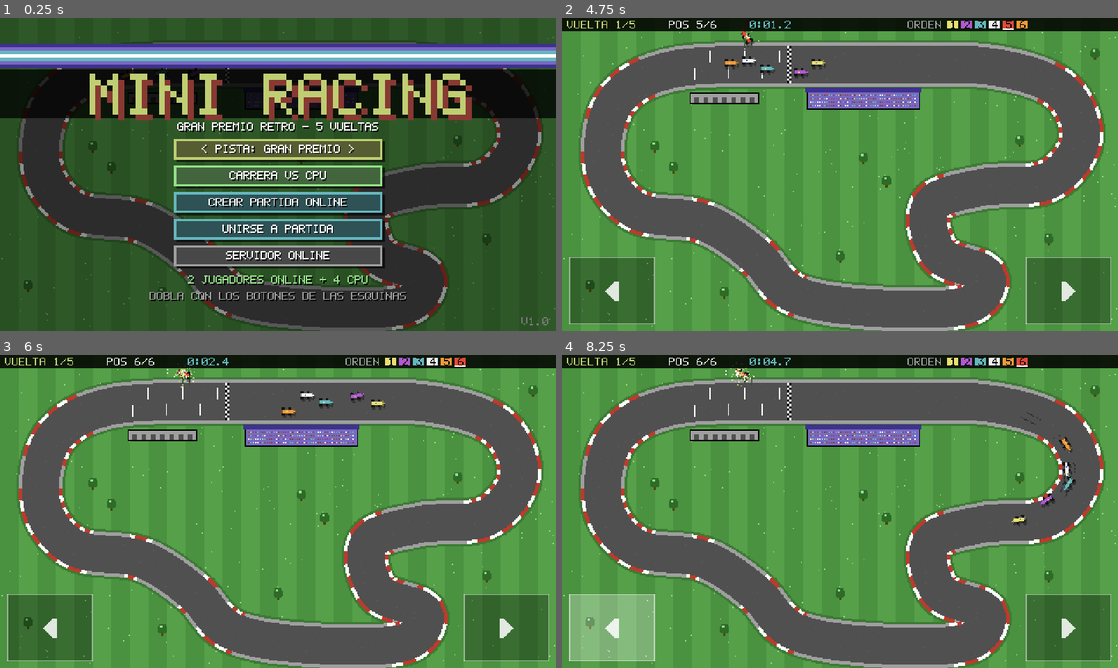
Above: before the commit, frames 1-4 (two rows, left to right).
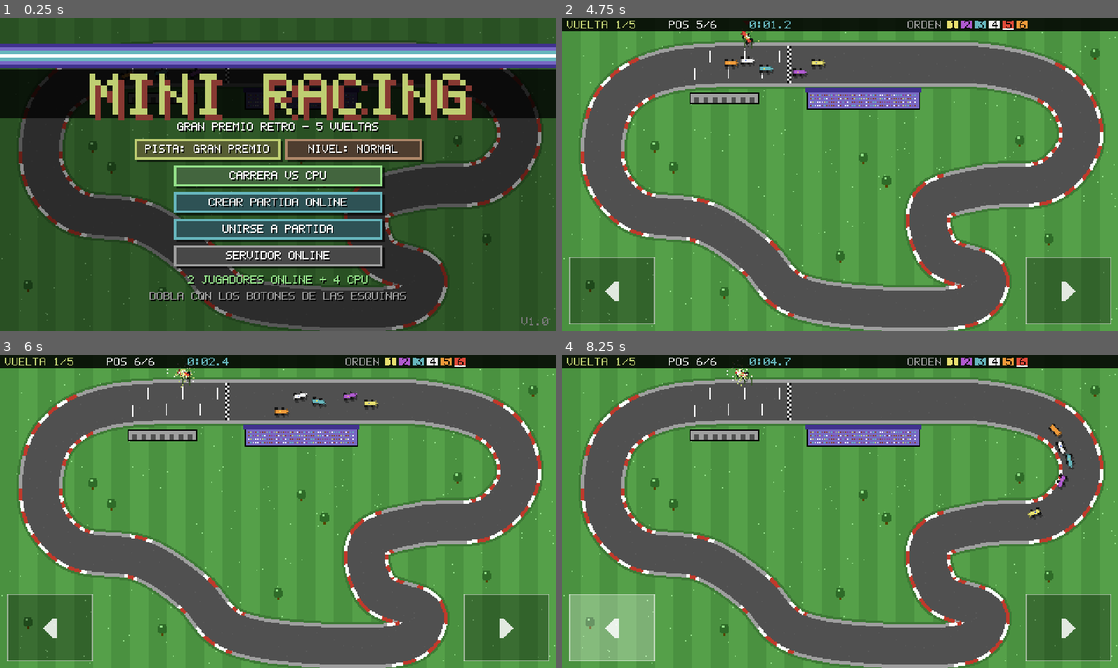
Above: after the commit, the same moments.

Repository: gmatiascr62/Mini_Racing
Game: Godot game, scene res://scenes/menu.tscn
Two runs of this game, one before a commit and one after it. Both use one fixed random seed, a clock stepped at 60 frames per second and the inputs below.
Inputs (mouse positions are in pixels of both pictures, inside the frame that each line leads up to):
- Up to frame 1 (0.25 s): no input
- Up to frame 2 (4.75 s): tap Enter at 0.5, 2 s; move the mouse to (962, 158) at 0.52 s; hold Right 0.53-1.25 s; tap 0 at 0.6, 3.6 s; click (962, 158) at 0.67 s; tap Space at 1.25 s; drag from (728, 190) to (812, 237) at 1.27 s; move the mouse to (895, 105) at 2.02 s; hold Right 2.03-2.75 s; tap Backspace at 2.1 s; drag from (812, 237) to (673, 127) at 2.77 s; move the mouse to (1006, 221) at 3.52 s; hold Left 3.53-4.25 s; drag from (673, 127) to (756, 96) at 4.27 s
- Up to frame 3 (6 s): move the mouse to (305, 511) at 5.02 s; hold Left 5.03-5.75 s; tap Backspace at 5.1 s; click (305, 511) at 5.17 s; drag from (194, 433) to (166, 527) at 5.77 s
- Up to frame 4 (8.25 s): move the mouse to (962, 495) at 6.52 s; hold Right 6.53-7.25 s; tap 0 at 6.6 s; drag from (728, 527) to (812, 574) at 7.27 s; move the mouse to (895, 442) at 8.02 s; hold Left from 8.03 s (still down); tap Backspace at 8.1 s

The runs differ from the first frame. In frame 1, 2.6% of the frame differs, in the area x 24-77%, y 38-46%; in frame 2, 0.1%; in frame 3, 0.4%; in frame 4, 0.7%.

Commit message:
Add difficulty selector (FACIL/NORMAL/DIFICIL) and fix cars gluing together
- CPU top speed and cornering speed scale with the chosen level; saved in
  settings; the online room creator's level is used by the server
- Collisions only scrub speed on real impacts, so cars leaning on each other
  no longer slow to a crawl (this caused traffic jams on the oval)
- Tests: levels are ordered by speed, online level propagation, and a
  no-traffic-jam check on full races

Co-Authored-By: Claude Opus 5.5 <noreply@anthropic.com>
Claude-Session: https://claude.ai/code/session_01SbH8MQ9P8zcaPRNqLMhUgo

Diff:
--- a/scripts/game.gd
+++ b/scripts/game.gd
@@ -5,6 +5,8 @@
 
 var track: Track
 var track_id := "gp"
+## CPU difficulty: 0 FACIL, 1 NORMAL, 2 DIFICIL.
+var level := RaceSim.DEFAULT_LEVEL
 var _tracks: Dictionary = {}
 var mode := "offline"           # "offline" or "online"
 var lobby_action := "create"    # "create" or "join"
@@ -15,6 +17,7 @@
 var online_names: Array = []
 var online_code := ""
 var online_laps := RaceSim.DEFAULT_LAPS
+var online_level := RaceSim.DEFAULT_LEVEL
 
 
 func _ready() -> void:
@@ -71,6 +74,7 @@
 	online_car_id = int(msg.get("car", 2))
 	online_names = msg.get("names", [])
 	online_laps = int(msg.get("laps", RaceSim.DEFAULT_LAPS))
+	online_level = int(msg.get("level", RaceSim.DEFAULT_LEVEL))
 	online_code = str(msg.get("code", online_code))
 	# Servers older than the track selector do not send "track": they run the GP.
 	set_track(str(msg.get("track", "gp")), false)
@@ -87,6 +91,11 @@
 		track_id = id
 
 
+func next_level() -> void:
+	level = (level + 1) % RaceSim.LEVEL_NAMES.size()
+	save_settings()
+
+
 func next_track() -> void:
 	var i := Track.IDS.find(track_id)
 	set_track(Track.IDS[(i + 1) % Track.IDS.size()])
@@ -98,12 +107,14 @@
 	if cfg.load(SETTINGS_PATH) == OK:
 		server_url = cfg.get_value("net", "server_url", NetConfig.DEFAULT_SERVER_URL)
 		track_id = cfg.get_value("game", "track", "gp")
+		level = clampi(int(cfg.get_value("game", "level", RaceSim.DEFAULT_LEVEL)), 0, RaceSim.LEVEL_NAMES.size() - 1)
 
 
 func save_settings() -> void:
 	var cfg := ConfigFile.new()
 	cfg.set_value("net", "server_url", server_url)
 	cfg.set_value("game", "track", track_id)
+	cfg.set_value("game", "level", level)
 	cfg.save(SETTINGS_PATH)
 
 
--- a/scripts/lobby.gd
+++ b/scripts/lobby.gd
@@ -18,7 +18,7 @@
 	Game.net.message.connect(_on_message)
 	Game.net.closed.connect(_on_closed)
 	if Game.lobby_action == "create":
-		_connect_and_send({"t": "create", "v": NetConfig.PROTOCOL, "laps": RaceSim.DEFAULT_LAPS, "track": Game.track_id})
+		_connect_and_send({"t": "create", "v": NetConfig.PROTOCOL, "laps": RaceSim.DEFAULT_LAPS, "track": Game.track_id, "level": Game.level})
 	else:
 		_set_state("keypad")
 		if Game.debug_code != "":
@@ -116,7 +116,7 @@
 			Game.goto("menu")
 		"retry":
 			if Game.lobby_action == "create":
-				_connect_and_send({"t": "create", "v": NetConfig.PROTOCOL, "laps": RaceSim.DEFAULT_LAPS, "track": Game.track_id})
+				_connect_and_send({"t": "create", "v": NetConfig.PROTOCOL, "laps": RaceSim.DEFAULT_LAPS, "track": Game.track_id, "level": Game.level})
 			else:
 				_set_state("keypad")
 		"del":
--- a/scripts/menu.gd
+++ b/scripts/menu.gd
@@ -14,7 +14,8 @@
 	sim.setup(RaceSim.make_specs([]), 99)
 	sim.countdown = 0.01
 	var y := 104
-	ui.add("track", Rect2(150, y, 180, 18), "< PISTA: %s >" % Game.track.title, Pal.YELLOW)
+	ui.add("track", Rect2(116, y, 126, 18), "PISTA: %s" % Game.track.title, Pal.YELLOW)
+	ui.add("level", Rect2(246, y, 118, 18), "NIVEL: %s" % RaceSim.LEVEL_NAMES[Game.level], Pal.ORANGE.lightened(0.3))
 	ui.add("cpu", Rect2(150, y + 23, 180, 18), "CARRERA VS CPU", Pal.LIGHT_GREEN)
 	ui.add("create", Rect2(150, y + 46, 180, 18), "CREAR PARTIDA ONLINE", Pal.CYAN)
 	ui.add("join", Rect2(150, y + 69, 180, 18), "UNIRSE A PARTIDA", Pal.CYAN)
@@ -47,6 +48,9 @@
 	match id:
 		"track":
 			Game.next_track()
+			get_tree().reload_current_scene()
+		"level":
+			Game.next_level()
 			get_tree().reload_current_scene()
 		"cpu":
 			Game.mode = "offline"
--- a/scripts/race.gd
+++ b/scripts/race.gd
@@ -62,7 +62,7 @@
 	online = Game.mode == "online"
 	sim = RaceSim.new(track)
 	if online:
-		sim.setup(RaceSim.make_specs(["J1", "J2"]), RaceSim.DEFAULT_LAPS)
+		sim.setup(RaceSim.make_specs(["J1", "J2"]), RaceSim.DEFAULT_LAPS, Game.online_level)
 		my_id = Game.online_car_id
 		for i in range(mini(Game.online_names.size(), sim.cars.size())):
 			sim.cars[i].name = str(Game.online_names[i])
@@ -70,7 +70,7 @@
 		Game.net.message.connect(_on_net_message)
 		Game.net.closed.connect(_on_net_closed)
 	else:
-		sim.setup(RaceSim.make_specs(["VOS"]), RaceSim.DEFAULT_LAPS)
+		sim.setup(RaceSim.make_specs(["VOS"]), RaceSim.DEFAULT_LAPS, Game.level)
 		my_id = RaceSim.human_car_id(0)
 		if Game.autodrive:
 			_me().autopilot = true
--- a/scripts/race_sim.gd
+++ b/scripts/race_sim.gd
@@ -48,6 +48,11 @@
 ]
 ## Driving model used when a human car is driven by the computer
 ## (test races, after finishing, or when an online player disconnects).
+## Difficulty levels: CPU top speed and cornering speed multipliers.
+const LEVEL_NAMES := ["FACIL", "NORMAL", "DIFICIL"]
+const LEVEL_SPEED := [0.78, 0.89, 1.0]
+const LEVEL_CORNER := [0.8, 0.91, 1.0]
+const DEFAULT_LEVEL := 1
 const AUTOPILOT := {"name": "AUTO", "vmax": 97.0, "corner": 1.0, "gain": 3.4, "look": 1.0, "apex": 5.0, "pass_dist": 28.0, "pass_gap": 10.0, "pass_side": 12.0}
 
 
@@ -101,6 +106,8 @@
 	var steer := 0.0
 	var throttle := 1.0
 	var vmax := 100.0
+	## Cornering speed multiplier for computer drivers (difficulty level).
+	var corner_skill := 1.0
 	var on_road := true
 	var skidding := false
 	var track_idx := -1
@@ -130,6 +137,7 @@
 var track: Track
 var cars: Array = []
 var laps := DEFAULT_LAPS
+var level := DEFAULT_LEVEL
 var state := STATE_COUNTDOWN
 var countdown := COUNTDOWN_TIME
 var time := 0.0
@@ -145,8 +153,9 @@
 
 ## specs: Array of {"name": String, "human": bool, "pers": int (CPU only)}
 ## in grid order (index 0 = pole position). The car id is its index in specs.
-func setup(specs: Array, p_laps: int = DEFAULT_LAPS) -> void:
+func setup(specs: Array, p_laps: int = DEFAULT_LAPS, p_level: int = DEFAULT_LEVEL) -> void:
 	laps = p_laps
+	level = clampi(p_level, 0, LEVEL_NAMES.size() - 1)
 	cars.clear()
 	finish_order.clear()
 	events.clear()
@@ -166,6 +175,11 @@
 		else:
 			c.pers = PERSONALITIES[int(spec.get("pers", 3)) % PERSONALITIES.size()]
 			c.vmax = c.pers["vmax"]
+		# The difficulty level only slows down computer drivers (CPUs and the
+		# offline "BOT" that fills the second player's slot).
+		if not c.human or c.autopilot:
+			c.vmax *= LEVEL_SPEED[level]
+			c.corner_skill = LEVEL_CORNER[level]
 		c.name = spec.get("name", c.pers["name"])
 		var slot := track.grid_slot(i)
 		c.pos = slot[0]
@@ -341,7 +355,7 @@
 	c.steer = clampf(diff * float(p["gain"]), -1.0, 1.0)
 	# Speed: lift off before corners that are too fast for us.
 	var horizon := fwd * 0.75 + 22.0
-	var vt := track.min_safe_speed(c.s, c.s + horizon) * float(p["corner"])
+	var vt := track.min_safe_speed(c.s, c.s + horizon) * float(p["corner"]) * c.corner_skill
 	if absf(diff) > 0.9:
 		vt = minf(vt, 45.0)
 	c.throttle = 1.0 if fwd < minf(vt, c.vmax) else 0.0
@@ -392,8 +406,10 @@
 			var rb := pb - b.pos
 			a.heading += clampf(ra.cross(-nrm * jimp) * SPIN, -0.3, 0.3)
 			b.heading += clampf(rb.cross(nrm * jimp) * SPIN, -0.3, 0.3)
-			a.vel *= 0.97
-			b.vel *= 0.97
+			# Real impacts scrub speed; cars just leaning on each other do not.
+			if -rv > 8.0:
+				a.vel *= 0.94
+				b.vel *= 0.94
 			if -rv > 10.0:
 				events.append({"type": "crash", "pos": (pa + pb) * 0.5, "power": -rv})
 
--- a/scripts/server.gd
+++ b/scripts/server.gd
@@ -29,6 +29,7 @@
 	var tick := 0
 	var laps := RaceSim.DEFAULT_LAPS
 	var track_id := "gp"
+	var level := RaceSim.DEFAULT_LEVEL
 	var idle_time := 0.0
 	var ended_sent := false
 
@@ -137,6 +138,7 @@
 			room.code = _new_code()
 			var tid := str(msg.get("track", "gp"))
 			room.track_id = tid if tracks.has(tid) else "gp"
+			room.level = clampi(int(msg.get("level", RaceSim.DEFAULT_LEVEL)), 0, RaceSim.LEVEL_NAMES.size() - 1)
 			room.laps = clampi(int(msg.get("laps", RaceSim.DEFAULT_LAPS)), 1, RaceSim.DEFAULT_LAPS)
 			room.players[0] = p.id
 			rooms[room.code] = room
@@ -199,7 +201,7 @@
 	for slot in range(2):
 		names.append(("J%d" % (slot + 1)) if room.players[slot] != 0 else "")
 	room.sim = RaceSim.new(tracks[room.track_id])
-	room.sim.setup(RaceSim.make_specs(names), room.laps)
+	room.sim.setup(RaceSim.make_specs(names), room.laps, room.level)
 	room.state = "racing"
 	room.tick = 0
 	room.idle_time = 0.0
@@ -216,7 +218,7 @@
 		p.steer = 0.0
 		p.ack = 0
 		p.again = false
-		_send(p, {"t": "start", "code": room.code, "slot": slot, "car": RaceSim.human_car_id(slot), "names": all_names, "laps": room.laps, "track": room.track_id})
+		_send(p, {"t": "start", "code": room.code, "slot": slot, "car": RaceSim.human_car_id(slot), "names": all_names, "laps": room.laps, "track": room.track_id, "level": room.level})
 	_log("room %s race started" % room.code)
 
 
--- a/tests/run_tests.gd
+++ b/tests/run_tests.gd
@@ -41,6 +41,7 @@
 		test_track()
 		test_offline_race(false)
 		test_offline_race(true)
+	test_levels()
 	# The online test races on the oval to cover track selection over the network.
 	track = Track.new("ovalo")
 	print("== online (server + 2 clients over WebSocket) ==")
@@ -55,7 +56,7 @@
 	c1.message.connect(func(m: Dictionary) -> void: _on_msg(1, m))
 	c2.message.connect(func(m: Dictionary) -> void: _on_msg(2, m))
 	c1.open("ws://127.0.0.1:%d" % PORT)
-	c1.send({"t": "create", "v": NetConfig.PROTOCOL, "laps": 1, "track": "ovalo"})
+	c1.send({"t": "create", "v": NetConfig.PROTOCOL, "laps": 1, "track": "ovalo", "level": 0})
 	_set_phase("wait_room")
 
 
@@ -110,6 +111,8 @@
 			all_fin = false
 	check(all_fin, "all six cars completed 5 laps")
 	check(respawns <= 2, "cars do not get stuck (respawns: %d)" % respawns)
+	var max_time := track.length * 5.0 / 45.0
+	check(sim.time < max_time, "no traffic jams (race %.0f s, limit %.0f s)" % [sim.time, max_time])
 	var max_off := 0.0
 	for id in offroad:
 		max_off = maxf(max_off, offroad[id] / 60.0)
@@ -119,6 +122,22 @@
 
 func ft(t: float) -> String:
 	return "%d:%04.1f" % [int(t) / 60, fmod(t, 60.0)]
+
+
+func test_levels() -> void:
+	print("== difficulty levels (CPU-only race on the GP) ==")
+	var winners: Array = []
+	for lvl in range(RaceSim.LEVEL_NAMES.size()):
+		var sim := RaceSim.new(Track.new("gp"))
+		sim.setup(RaceSim.make_specs([]), 3, lvl)
+		var ticks := 0
+		while sim.state != RaceSim.STATE_FINISHED and ticks < 60 * 300:
+			sim.step({})
+			ticks += 1
+		var best: float = sim.results()[0]["time"]
+		print("     %-8s winner %s" % [RaceSim.LEVEL_NAMES[lvl], ft(best)])
+		winners.append(best)
+	check(winners[0] > winners[1] and winners[1] > winners[2], "CPUs are slower on easier levels")
 
 
 func bot_steer(pos: Vector2, heading: float, speed: float, s: float) -> float:
@@ -209,6 +228,7 @@
 				check(int(s1["car"]) != int(s2["car"]), "players drive different cars (%d, %d)" % [s1["car"], s2["car"]])
 				check((s1["names"] as Array).size() == 6, "6 cars in the race")
 				check(str(s1.get("track", "")) == "ovalo" and str(s2.get("track", "")) == "ovalo", "both players race on the track chosen by the creator")
+				check(int(s1.get("level", -1)) == 0 and int(s2.get("level", -1)) == 0, "both players get the difficulty chosen by the creator")
 				_set_phase("race1")
 		"race1", "race2":
 			if not end1.is_empty() and not end2.is_empty():
Not shown, added: docs/oval.png.import
Not shown, changed: README.md
